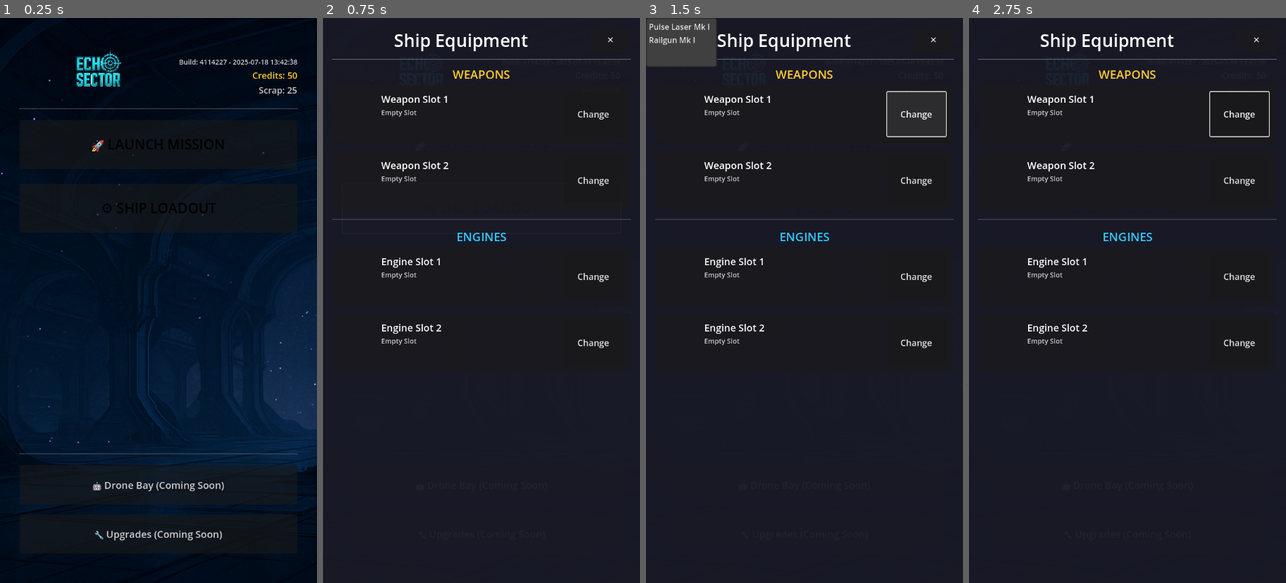
Above: before the commit, frames 1-4 (left to right).
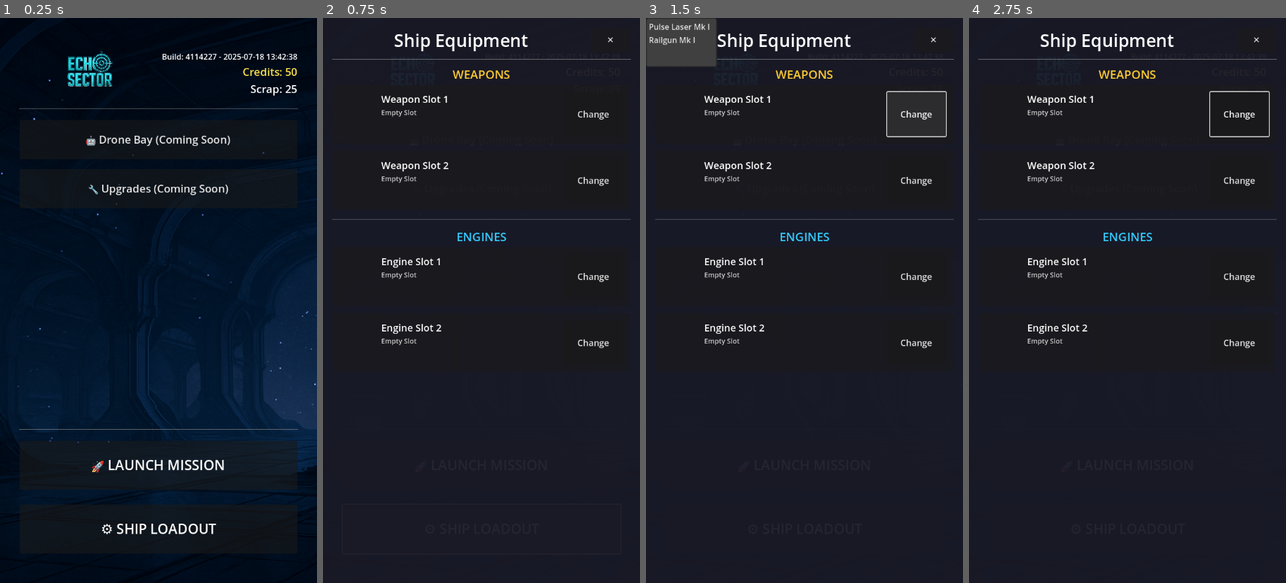
Above: after the commit, the same moments.

Repository: samjhill/echo-sector
Game: Godot game, scene res://hangar.tscn
Same seed, same stepped clock (60 frames per second), same inputs: the game is played once before the commit and once after it.
Inputs:
- Up to frame 1 (0.25 s): no input
- Up to frame 2 (0.75 s): click "⚙️ SHIP LOADOUT" at 0.5 s
- Up to frame 3 (1.5 s): click "Change" at 1.25 s
- Up to frame 4 (2.75 s): click "🚀 LAUNCH MISSION" at 2 s

The runs differ from the first frame. In frame 1, 4.4% of the frame differs, in the area x 6-94%, y 5-93%; in frame 2, less than 0.1%; in frame 3, less than 0.1%; in frame 4, less than 0.1%.

Commit message:
white text for buttons; put usable buttons on bottom for better thumb access

Diff:
--- a/hangar.gd
+++ b/hangar.gd
@@ -1,6 +1,6 @@
 extends Control
 
-@onready var ship_loadout_button = $MainContainer/CenterSection/ShipLoadoutButton
+@onready var ship_loadout_button = $MainContainer/ActionSection/ShipLoadoutButton
 @onready var ship_loadout_panel = $ShipEquipmentScreen
 @onready var logo = $MainContainer/TopSection/Logo
 @onready var credits_label = $MainContainer/TopSection/TopRight/CreditsLabel
@@ -18,7 +18,7 @@
 	ship_loadout_button.pressed.connect(_on_ship_loadout_button_pressed)
 
 	# Connect launch button
-	var launch_button = $MainContainer/CenterSection/LaunchButton
+	var launch_button = $MainContainer/ActionSection/LaunchButton
 	launch_button.pressed.connect(_on_launch_button_pressed)
 
 func _on_ship_loadout_button_pressed():
--- a/hangar.tscn
+++ b/hangar.tscn
@@ -59,22 +59,22 @@
 
 [node name="BuildLabel" type="Label" parent="MainContainer/TopSection/TopRight"]
 layout_mode = 2
-theme_override_colors/font_color = Color(0.8, 0.8, 0.8, 1)
-theme_override_font_sizes/font_size = 14
+theme_override_colors/font_color = Color(1, 1, 1, 1)
+theme_override_font_sizes/font_size = 16
 text = "Build: 3f6a7b1"
 horizontal_alignment = 2
 
 [node name="CreditsLabel" type="Label" parent="MainContainer/TopSection/TopRight"]
 layout_mode = 2
-theme_override_colors/font_color = Color(1, 0.8, 0.2, 1)
-theme_override_font_sizes/font_size = 18
+theme_override_colors/font_color = Color(1, 0.9, 0.3, 1)
+theme_override_font_sizes/font_size = 22
 text = "Credits: 0"
 horizontal_alignment = 2
 
 [node name="ScrapLabel" type="Label" parent="MainContainer/TopSection/TopRight"]
 layout_mode = 2
-theme_override_colors/font_color = Color(0.8, 0.8, 0.8, 1)
-theme_override_font_sizes/font_size = 18
+theme_override_colors/font_color = Color(1, 1, 1, 1)
+theme_override_font_sizes/font_size = 22
 text = "Scrap: 0"
 horizontal_alignment = 2
 
@@ -82,58 +82,58 @@
 layout_mode = 2
 theme_override_constants/separation = 40
 
-[node name="CenterSection" type="VBoxContainer" parent="MainContainer"]
+[node name="ComingSoonSection" type="VBoxContainer" parent="MainContainer"]
 layout_mode = 2
 size_flags_vertical = 3
-theme_override_constants/separation = 30
+theme_override_constants/separation = 20
 
-[node name="LaunchButton" type="Button" parent="MainContainer/CenterSection"]
-custom_minimum_size = Vector2(0, 100)
+[node name="DronePanel" type="PanelContainer" parent="MainContainer/ComingSoonSection"]
+custom_minimum_size = Vector2(0, 80)
 layout_mode = 2
-theme_override_colors/font_hover_color = Color(0, 0, 0, 1)
-theme_override_colors/font_color = Color(0, 0, 0, 1)
-theme_override_colors/font_pressed_color = Color(0, 0, 0, 1)
-theme_override_font_sizes/font_size = 28
-text = "🚀 LAUNCH MISSION"
 
-[node name="ShipLoadoutButton" type="Button" parent="MainContainer/CenterSection"]
-custom_minimum_size = Vector2(0, 100)
+[node name="Label" type="Label" parent="MainContainer/ComingSoonSection/DronePanel"]
 layout_mode = 2
-theme_override_colors/font_hover_color = Color(0, 0, 0, 1)
-theme_override_colors/font_color = Color(0, 0, 0, 1)
-theme_override_colors/font_pressed_color = Color(0, 0, 0, 1)
-theme_override_font_sizes/font_size = 28
-text = "⚙️ SHIP LOADOUT"
+theme_override_colors/font_color = Color(0.9, 0.9, 0.9, 1)
+theme_override_font_sizes/font_size = 22
+text = "🤖 Drone Bay (Coming Soon)"
+horizontal_alignment = 1
+
+[node name="UpgradePanel" type="PanelContainer" parent="MainContainer/ComingSoonSection"]
+custom_minimum_size = Vector2(0, 80)
+layout_mode = 2
+
+[node name="Label" type="Label" parent="MainContainer/ComingSoonSection/UpgradePanel"]
+layout_mode = 2
+theme_override_colors/font_color = Color(0.9, 0.9, 0.9, 1)
+theme_override_font_sizes/font_size = 22
+text = "🔧 Upgrades (Coming Soon)"
+horizontal_alignment = 1
 
 [node name="HSeparator2" type="HSeparator" parent="MainContainer"]
 layout_mode = 2
 theme_override_constants/separation = 40
 
-[node name="BottomSection" type="VBoxContainer" parent="MainContainer"]
+[node name="ActionSection" type="VBoxContainer" parent="MainContainer"]
 layout_mode = 2
-theme_override_constants/separation = 20
+theme_override_constants/separation = 30
 
-[node name="DronePanel" type="PanelContainer" parent="MainContainer/BottomSection"]
-custom_minimum_size = Vector2(0, 80)
+[node name="LaunchButton" type="Button" parent="MainContainer/ActionSection"]
+custom_minimum_size = Vector2(0, 100)
 layout_mode = 2
+theme_override_colors/font_hover_color = Color(1, 1, 1, 1)
+theme_override_colors/font_color = Color(1, 1, 1, 1)
+theme_override_colors/font_pressed_color = Color(1, 1, 1, 1)
+theme_override_font_sizes/font_size = 28
+text = "🚀 LAUNCH MISSION"
 
-[node name="Label" type="Label" parent="MainContainer/BottomSection/DronePanel"]
+[node name="ShipLoadoutButton" type="Button" parent="MainContainer/ActionSection"]
+custom_minimum_size = Vector2(0, 100)
 layout_mode = 2
-theme_override_colors/font_color = Color(0.8, 0.8, 0.8, 1)
-theme_override_font_sizes/font_size = 20
-text = "🤖 Drone Bay (Coming Soon)"
-horizontal_alignment = 1
-
-[node name="UpgradePanel" type="PanelContainer" parent="MainContainer/BottomSection"]
-custom_minimum_size = Vector2(0, 80)
-layout_mode = 2
-
-[node name="Label" type="Label" parent="MainContainer/BottomSection/UpgradePanel"]
-layout_mode = 2
-theme_override_colors/font_color = Color(0.8, 0.8, 0.8, 1)
-theme_override_font_sizes/font_size = 20
-text = "🔧 Upgrades (Coming Soon)"
-horizontal_alignment = 1
+theme_override_colors/font_hover_color = Color(1, 1, 1, 1)
+theme_override_colors/font_color = Color(1, 1, 1, 1)
+theme_override_colors/font_pressed_color = Color(1, 1, 1, 1)
+theme_override_font_sizes/font_size = 28
+text = "⚙️ SHIP LOADOUT"
 
 [node name="ShipEquipmentScreen" parent="." instance=ExtResource("6_g2g6c")]
 visible = false
